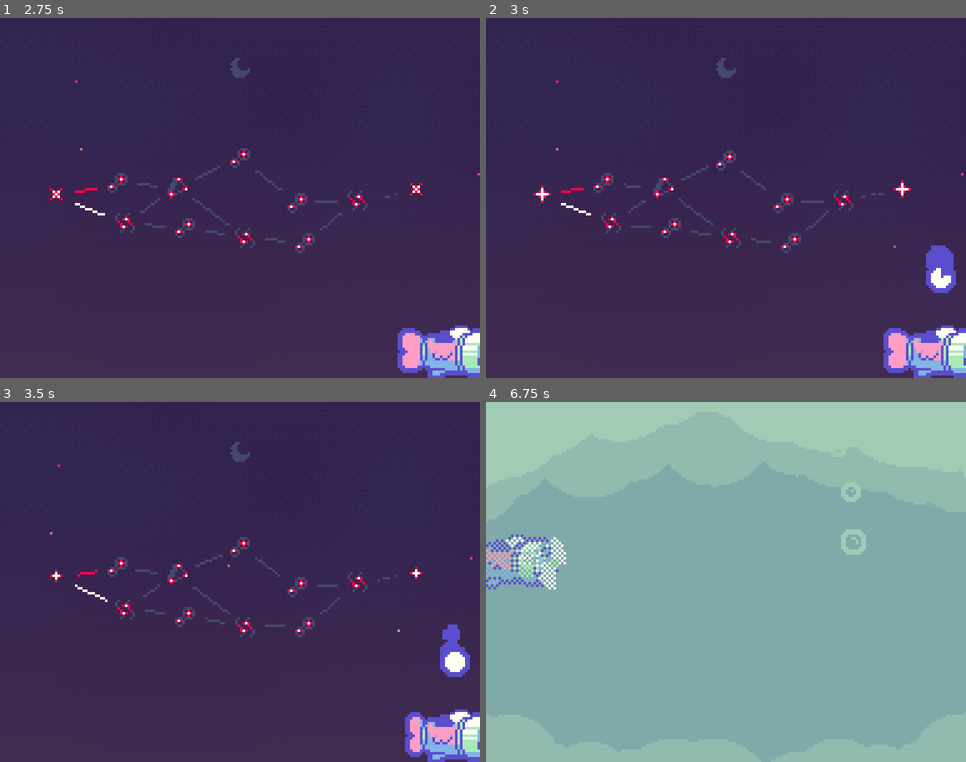
Above: before the commit, frames 1-4 (two rows, left to right).
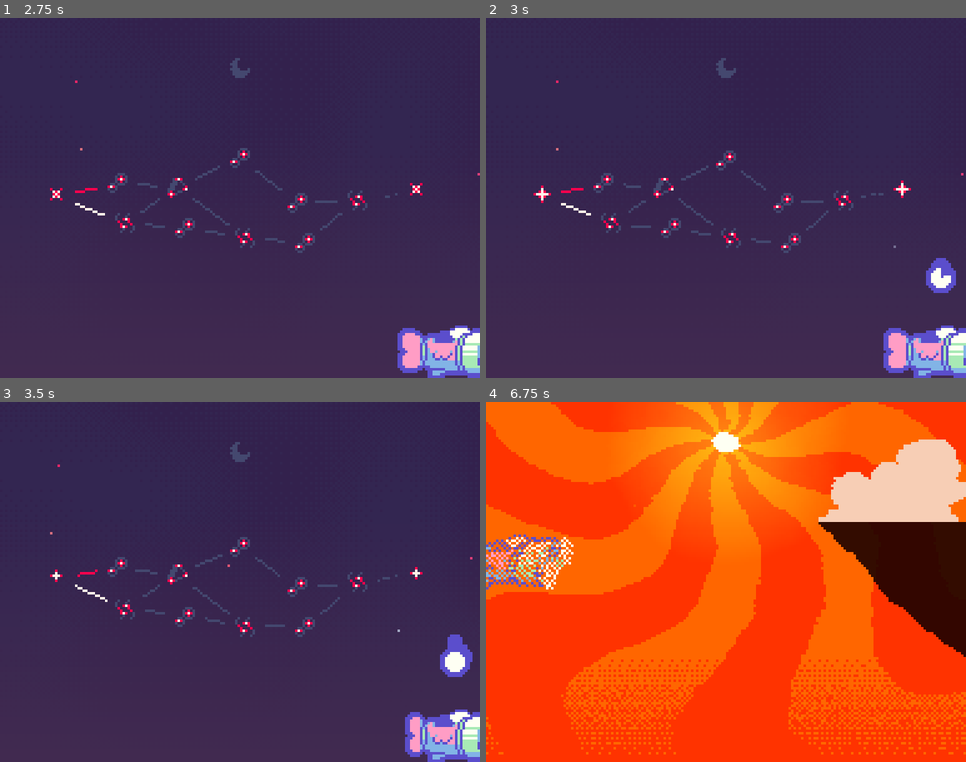
Above: after the commit, the same moments.

Repository: webcatzz/bjay
Game: Godot game, scene res://scenes/ui/title/title.tscn
The game is run twice, just before and just after one commit, with the same random seed, the same clock (stepped at 60 frames per second) and the same inputs.
Inputs (mouse positions are in pixels of both pictures, inside the frame that each line leads up to):
- Up to frame 1 (2.75 s): click "Start" at 0.5 s; tap Enter (ui_accept) at 1.25, 1.52, 2.27 s; move the mouse to (345, 180) at 1.27 s; hold D (move_right) 1.28-2.03 s; hold Space (dash) 1.28-2.03 s; click (345, 180) at 1.42 s; move the mouse to (144, 216) at 2.02 s; hold S (move_down) from 2.03 s (still down); tap Space (dash) at 2.1 s
- Up to frame 2 (3 s): move the mouse to (774, 118) at 2.77 s; release S (move_down) at 2.78 s; hold D (move_right) from 2.78 s (still down); hold Space (dash) from 2.78 s (still down)
- Up to frame 3 (3.5 s): keep holding D (move_right); keep holding Space (dash)
- Up to frame 4 (6.75 s): move the mouse to (702, 654) at 3.52 s; release D (move_right) at 3.53 s; release Space (dash) at 3.53 s; hold W (move_up) 3.53-4.28 s; tap Space (dash) at 3.6, 5.1, 6.6 s; click (702, 654) at 3.67 s; tap Enter (ui_accept) at 3.77, 4.52, 5.27 s; move the mouse to (870, 636) at 4.27 s; hold Space (dash) 4.28-5.03 s; hold A (move_left) 4.28-5.78 s; move the mouse to (582, 528) at 5.02 s; move the mouse to (750, 582) at 5.77 s; hold S (move_down) 5.78-6.53 s; hold Space (dash) 5.78-6.53 s; click (750, 582) at 5.92 s; move the mouse to (654, 492) at 6.52 s; hold D (move_right) from 6.53 s (still down)

Frame 1 is identical in both runs. In frame 2, 0.2% of the frame differs, in the area x 91-98%, y 63-70%; in frame 3, 0.2%; in frame 4, 100%, in the area x 0-100%, y 0-100%.

Commit message:
better item parachute

Diff:
--- /dev/null
+++ b/assets/parachute_path.tres
@@ -0,0 +1,7 @@
+[gd_resource type="Curve2D" format=3 uid="uid://cxanbi6cesbul"]
+
+[resource]
+_data = {
+"points": PackedVector2Array(0, 0, 32, 48, 0, 0, -32, -48, 0, 0, 0, 144)
+}
+point_count = 2
--- a/scenes/route/parts/player.gd
+++ b/scenes/route/parts/player.gd
@@ -17,37 +17,8 @@
 @onready var sprite: Node2D = $Sprite
 @onready var animator: AnimationPlayer = $Animator
 @onready var dash_bar: TextureProgressBar = $DashBar
+@onready var hurt_particles: GPUParticles2D = $HurtParticles
 @onready var invincibility_timer: Timer = $InvincibilityTimer
-
-
-# damage
-
-func take_damage(amount: int = 1) -> void:
-	if not is_invincible:
-		Game.health -= amount
-		animator.play(&"hurt")
-		if Game.inventory.size():
-			parachute_item()
-		set_invincible(true)
-		invincibility_timer.start()
-
-
-func set_invincible(value: bool) -> void:
-	is_invincible = value
-	mix_modulate("invincible", Color(Color.WHITE, 0.5) if value else Color.WHITE)
-
-
-func parachute_item() -> void:
-	var idx: int = randi_range(0, Game.inventory.size() - 1)
-	var item: Item = Game.inventory[idx]
-	Game.remove_item(idx)
-	var node := preload("res://scenes/route/parts/item_parachute.tscn").instantiate()
-	node.item = item
-	var curve := Curve2D.new()
-	curve.add_point(position, Vector2.ZERO, Vector2(0.0, -32.0))
-	curve.add_point(Vector2(position.x + randf_range(-64.0, 64.0), Route.RECT.end.y + 6.0))
-	get_parent().add_child.call_deferred(node)
-	Route.guide.call_deferred(node, curve, 32.0)
 
 
 # movement
@@ -100,6 +71,40 @@
 	state = State.MOVE
 
 
+# damage
+
+func take_damage(amount: int = 1) -> void:
+	if not is_invincible:
+		Game.health -= amount
+		animator.play(&"hurt")
+		if Game.inventory.size():
+			parachute_item()
+		set_invincible(true)
+		invincibility_timer.start()
+
+
+func set_invincible(value: bool) -> void:
+	is_invincible = value
+	mix_modulate("invincible", Color(Color.WHITE, 0.5) if value else Color.WHITE)
+
+
+func parachute_item() -> void:
+	var idx: int = randi_range(0, Game.inventory.size() - 1)
+	var item: Item = Game.inventory[idx]
+	Game.remove_item(idx)
+	await get_tree().process_frame
+	var node := preload("res://scenes/route/parts/item_parachute.tscn").instantiate()
+	node.item = item
+	node.position = position
+	get_parent().add_child(node)
+	var tween := create_tween().set_trans(Tween.TRANS_CUBIC).set_parallel()
+	tween.tween_property(node, ^"scale", Vector2.ONE, 0.25).from(Vector2.ZERO)
+	tween.tween_property(node, ^"position:y", Route.RECT.position.y, 0.5)
+	await tween.finished
+	node.position.x = Route.randf_along(0)
+	Route.guide(node, preload("res://assets/parachute_path.tres"), 32.0)
+
+
 # modulate
 
 func mix_modulate(key: String, value: Color = Color.WHITE) -> void:
--- a/scenes/route/parts/player.tscn
+++ b/scenes/route/parts/player.tscn
@@ -1,10 +1,43 @@
-[gd_scene load_steps=20 format=3 uid="uid://byfvyojcv272m"]
+[gd_scene load_steps=25 format=3 uid="uid://byfvyojcv272m"]
 
 [ext_resource type="Script" uid="uid://d2x4hww6sgom5" path="res://scenes/route/parts/player.gd" id="1_hh32o"]
 [ext_resource type="Texture2D" uid="uid://mxgv3vnh17aa" path="res://assets/plane.png" id="1_rjpy8"]
 [ext_resource type="Material" uid="uid://bnns74q1166ux" path="res://assets/vfx/dither.tres" id="3_1hui5"]
 [ext_resource type="Texture2D" uid="uid://c3uswi25ahtcx" path="res://assets/dash_bar_frame.png" id="4_88tof"]
 [ext_resource type="Texture2D" uid="uid://e3enk75iqksm" path="res://assets/dash_bar_fill.png" id="5_1uxg6"]
+
+[sub_resource type="Gradient" id="Gradient_1uxg6"]
+offsets = PackedFloat32Array(0.75, 1)
+colors = PackedColorArray(1, 1, 1, 1, 1, 1, 1, 0)
+metadata/_snap_enabled = true
+metadata/_snap_count = 4
+
+[sub_resource type="GradientTexture2D" id="GradientTexture2D_4ho2n"]
+gradient = SubResource("Gradient_1uxg6")
+width = 24
+height = 24
+fill = 1
+fill_from = Vector2(0.5, 0.5)
+fill_to = Vector2(1, 0.5)
+metadata/_snap_enabled = true
+
+[sub_resource type="Curve" id="Curve_4ho2n"]
+_data = [Vector2(0, 0), 0.0, 0.0, 0, 0, Vector2(0.2, 1), 0.0, 0.0, 0, 0, Vector2(0.8, 1), 0.0, 0.0, 0, 0, Vector2(1, 0), 0.0, 0.0, 0, 0]
+point_count = 4
+metadata/_snap_enabled = true
+
+[sub_resource type="CurveTexture" id="CurveTexture_i6i3n"]
+curve = SubResource("Curve_4ho2n")
+
+[sub_resource type="ParticleProcessMaterial" id="ParticleProcessMaterial_m0uxo"]
+particle_flag_disable_z = true
+direction = Vector3(0, -1, 0)
+spread = 10.0
+initial_velocity_min = 16.0
+initial_velocity_max = 32.0
+gravity = Vector3(-64, 0, 0)
+scale_min = 0.5
+alpha_curve = SubResource("CurveTexture_i6i3n")
 
 [sub_resource type="AtlasTexture" id="AtlasTexture_1hui5"]
 atlas = ExtResource("1_rjpy8")
@@ -168,6 +201,13 @@
 collision_mask = 3
 script = ExtResource("1_hh32o")
 
+[node name="HurtParticles" type="GPUParticles2D" parent="."]
+material = ExtResource("3_1hui5")
+emitting = false
+amount = 3
+texture = SubResource("GradientTexture2D_4ho2n")
+process_material = SubResource("ParticleProcessMaterial_m0uxo")
+
 [node name="Sprite" type="Node2D" parent="."]
 material = ExtResource("3_1hui5")
 
--- a/scenes/route/phases/heat/heat_phase.gd
+++ b/scenes/route/phases/heat/heat_phase.gd
@@ -40,7 +40,7 @@
 func _physics_process(delta: float) -> void:
 	for bullet: Node in get_tree().get_nodes_in_group("disable_in_shade"):
 		var disabled: bool = is_in_shade(bullet)
-		bullet.modulate.a = 0.5 if disabled else 1.0
+		bullet.modulate = Color("#ff3300", 0.5) if disabled else Color.WHITE
 		bullet.process_mode = Node.PROCESS_MODE_DISABLED if disabled else Node.PROCESS_MODE_INHERIT
 
 
--- a/scenes/route/phases/night/night_phase.tscn
+++ b/scenes/route/phases/night/night_phase.tscn
@@ -130,7 +130,7 @@
 region_rect = Rect2(8, 0, 8, 8)
 
 [node name="Timer" type="Timer" parent="."]
-wait_time = 4.0
+wait_time = 3.0
 one_shot = true
 autostart = true
 
--- a/scenes/route/route.gd
+++ b/scenes/route/route.gd
@@ -78,13 +78,13 @@
 
 static func guide(node: Node2D, curve: Curve2D, speed: float, rotate: bool = false) -> void:
 	var tween := node.create_tween()
-	tween.tween_method((sample_path_transform if rotate else sample_path_position).bind(node, curve), 0.0, curve.get_baked_length(), curve.get_baked_length() / speed)
+	tween.tween_method((sample_path_transform if rotate else sample_path_position).bind(node, curve, node.position), 0.0, curve.get_baked_length(), curve.get_baked_length() / speed)
 	tween.tween_callback(node.queue_free)
 
 
-static func sample_path_position(at: float, node: Node2D, curve: Curve2D) -> void:
-	node.position = curve.sample_baked(at)
+static func sample_path_position(at: float, node: Node2D, curve: Curve2D, offset: Vector2) -> void:
+	node.position = curve.sample_baked(at) + offset
 
 
-static func sample_path_transform(at: float, node: Node2D, curve: Curve2D) -> void:
-	node.transform = curve.sample_baked_with_rotation(at)
+static func sample_path_transform(at: float, node: Node2D, curve: Curve2D, offset: Vector2) -> void:
+	node.transform = curve.sample_baked_with_rotation(at).translated(offset)
